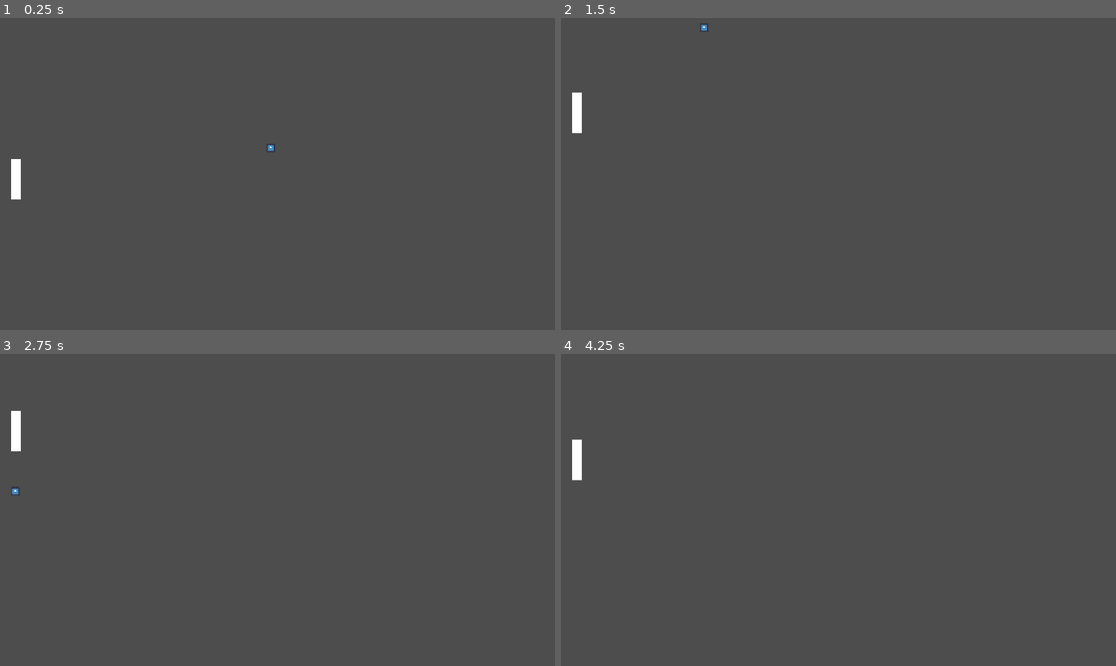
Above: before the commit, frames 1-4 (two rows, left to right).
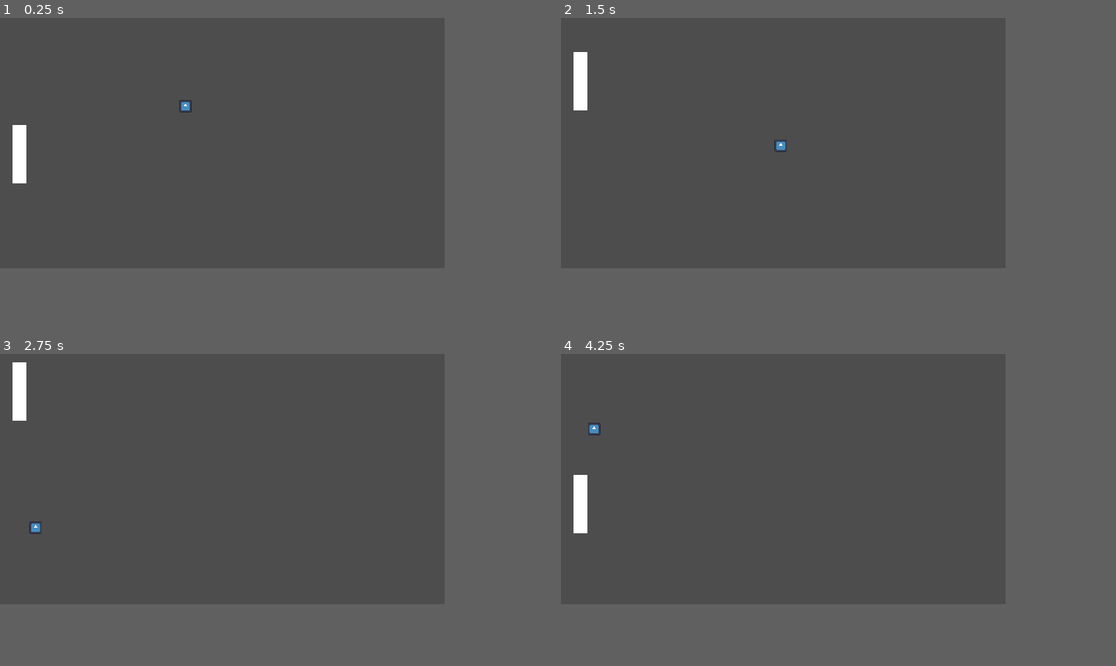
Above: after the commit, the same moments.

Repository: fabrica-santos/tennis
Game: Godot game, scene res://scene/main.tscn
Same seed, same stepped clock (60 frames per second), same inputs: the game is played once before the commit and once after it. The engine's default icon, where the game draws it, is replaced by a stand-in: a white triangle on a blue panel in a dark square.
Inputs:
- Up to frame 1 (0.25 s): no input
- Up to frame 2 (1.5 s): hold W (move_up) 0.53-1.28 s; hold S (move_down) from 1.28 s (still down)
- Up to frame 3 (2.75 s): release S (move_down) at 2.03 s; hold W (move_up) from 2.03 s (still down)
- Up to frame 4 (4.25 s): release W (move_up) at 3.53 s; hold S (move_down) from 3.53 s (still down)
The window is 799x449 before the commit and 640x360 after it. Grey fills any space a smaller window leaves; there, only what the larger window draws over its background counts as a difference.

The runs differ from the first frame. In frame 1, 0.6% of the frame differs, in the area x 2-50%, y 26-59%; in frame 2, 0.6%; in frame 3, 0.7%; in frame 4, 0.7%, in the area x 2-8%, y 22-58%.

Commit message:
Added main script, Ball resets on goal

Diff:
--- a/project.godot
+++ b/project.godot
@@ -15,6 +15,11 @@
 run/main_scene="uid://ia6g8wttsq76"
 config/features=PackedStringArray("4.4", "Forward Plus")
 config/icon="res://icon.svg"
+
+[display]
+
+window/size/viewport_width=640
+window/size/viewport_height=360
 
 [input]
 
--- a/scene/main.tscn
+++ b/scene/main.tscn
@@ -1,5 +1,6 @@
-[gd_scene load_steps=7 format=3 uid="uid://ia6g8wttsq76"]
+[gd_scene load_steps=9 format=3 uid="uid://ia6g8wttsq76"]
 
+[ext_resource type="Script" uid="uid://ddtlhppb3trxv" path="res://script/main.gd" id="1_brvut"]
 [ext_resource type="Script" uid="uid://esmphdxx87ex" path="res://script/ball.gd" id="1_v0l8b"]
 [ext_resource type="Texture2D" uid="uid://bekcdiia74n50" path="res://icon.svg" id="2_wp4xf"]
 [ext_resource type="Script" uid="uid://rct0qqhhase7" path="res://script/racket.gd" id="3_wp4xf"]
@@ -10,12 +11,16 @@
 size = Vector2(20, 84)
 
 [sub_resource type="RectangleShape2D" id="RectangleShape2D_wp4xf"]
-size = Vector2(1168, 162)
+size = Vector2(934, 162)
+
+[sub_resource type="RectangleShape2D" id="RectangleShape2D_brvut"]
+size = Vector2(238, 349)
 
 [node name="Main" type="Node2D"]
+script = ExtResource("1_brvut")
 
 [node name="Ball" type="CharacterBody2D" parent="."]
-position = Vector2(615, 323)
+position = Vector2(320, 180)
 script = ExtResource("1_v0l8b")
 
 [node name="Icon" type="Sprite2D" parent="Ball"]
@@ -26,7 +31,7 @@
 shape = SubResource("CircleShape2D_brvut")
 
 [node name="Racket" type="CharacterBody2D" parent="."]
-position = Vector2(33, 335)
+position = Vector2(28, 196)
 script = ExtResource("3_wp4xf")
 
 [node name="CollisionShape2D" type="CollisionShape2D" parent="Racket"]
@@ -41,9 +46,25 @@
 [node name="Wall" type="StaticBody2D" parent="."]
 
 [node name="CollisionShape2D" type="CollisionShape2D" parent="Wall"]
-position = Vector2(574, -78)
+position = Vector2(320.5, -82)
 shape = SubResource("RectangleShape2D_wp4xf")
 
 [node name="CollisionShape2D2" type="CollisionShape2D" parent="Wall"]
-position = Vector2(574, 722)
+position = Vector2(318, 440)
 shape = SubResource("RectangleShape2D_wp4xf")
+
+[node name="Goal1" type="Area2D" parent="."]
+
+[node name="CollisionShape2D" type="CollisionShape2D" parent="Goal1"]
+position = Vector2(-120, 180.5)
+shape = SubResource("RectangleShape2D_brvut")
+
+[node name="Goal2" type="Area2D" parent="."]
+position = Vector2(907, -142)
+
+[node name="CollisionShape2D" type="CollisionShape2D" parent="Goal2"]
+position = Vector2(-144, 320.5)
+shape = SubResource("RectangleShape2D_brvut")
+
+[connection signal="body_entered" from="Goal1" to="." method="_on_goal_1_body_entered"]
+[connection signal="body_entered" from="Goal2" to="." method="_on_goal_2_body_entered"]
--- /dev/null
+++ b/script/main.gd
@@ -0,0 +1,11 @@
+extends Node2D
+
+@onready var ball: CharacterBody2D = $Ball
+
+
+func _on_goal_1_body_entered(body: Node2D) -> void:
+	ball.global_position = Vector2(320, 180)
+
+
+func _on_goal_2_body_entered(body: Node2D) -> void:
+	ball.global_position = Vector2(320, 180)
Not shown, added: script/main.gd.uid
